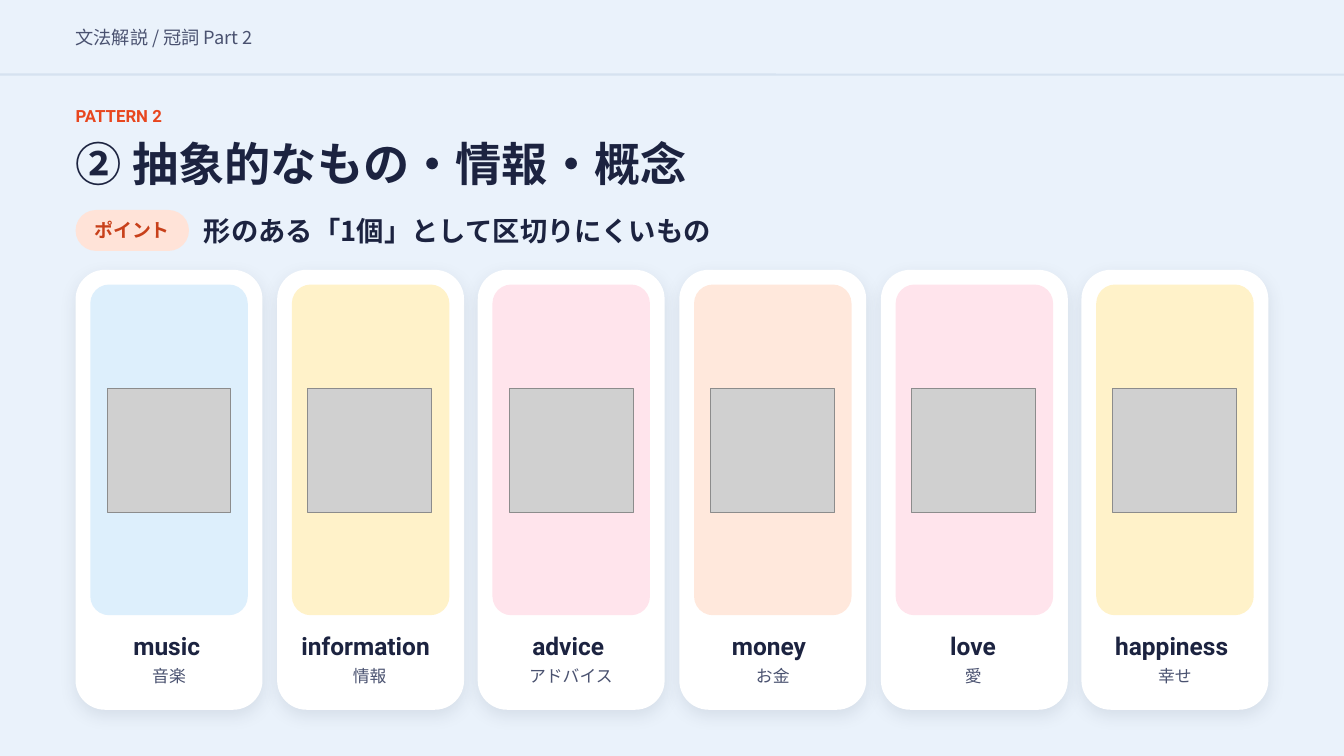
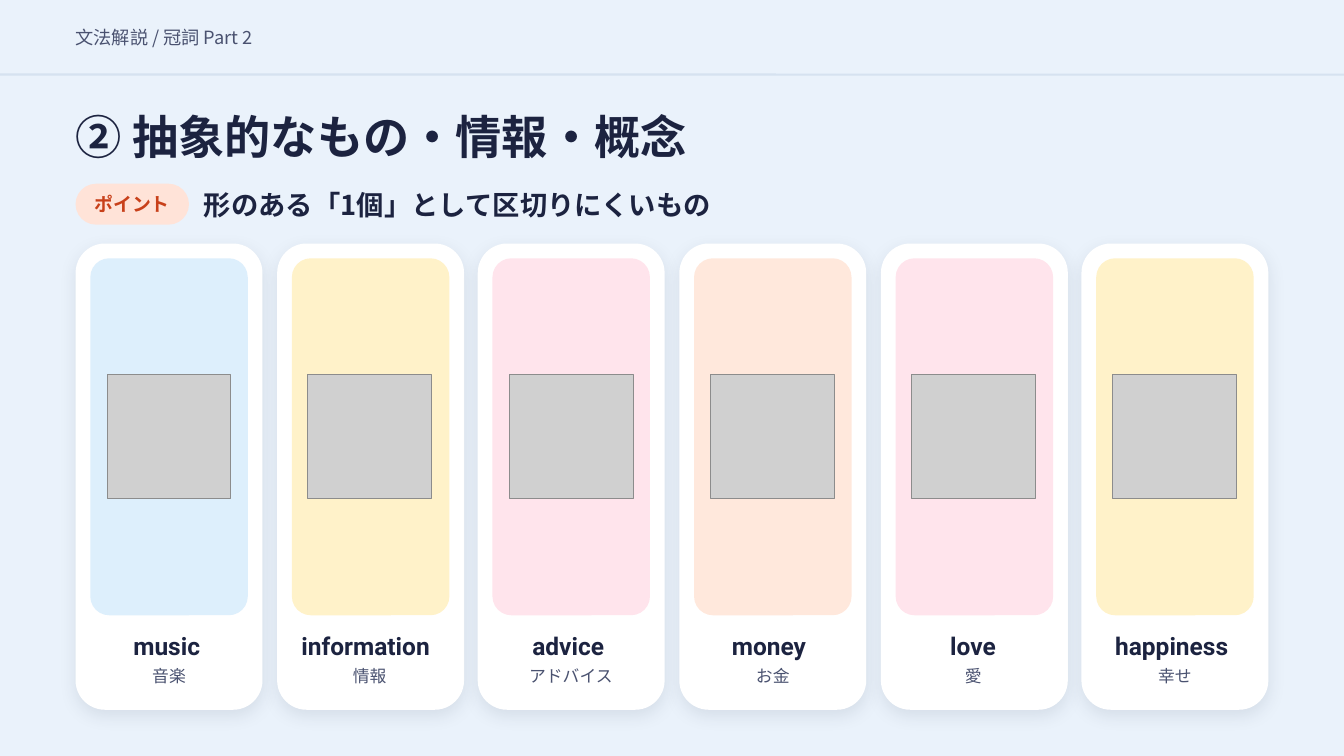
Before and after one commit to hinakajisaki-dev/hina-english, a slide deck: slide 8 of matome/articles-2/articles-2-slides.pptx. Drawn at 1344x756 pixels with LibreOffice and Linux fonts; fonts in the diff are those of the drawing; grey boxes stand for pictures. Boxes give left, top, right and bottom in pixels: in the first picture for what was removed or moved away, otherwise in the second. Text is boxed around its words. In the diff, an @@ line names an element or a change of style, - is before the commit and + after.

```diff
--- a/matome/articles-2/articles-2-slides.pptx
+++ b/matome/articles-2/articles-2-slides.pptx
@@ text removed at box(76, 110, 162, 122) @@
-PATTERN 2
@@ 3 texts, 1 rounded rectangle: place and size @@
-3 texts, 1 rounded rectangle at box(76, 141, 711, 251)
+3 texts, 1 rounded rectangle at box(76, 114, 711, 225)
@@ rounded rectangle: place and size @@
-rounded rectangle at box(76, 270, 262, 710)
+rounded rectangle at box(76, 244, 262, 710)
@@ rounded rectangle: place and size @@
-rounded rectangle at box(91, 284, 248, 615)
+rounded rectangle at box(91, 258, 248, 615)
@@ rounded rectangle: place and size @@
-rounded rectangle at box(277, 270, 464, 710)
+rounded rectangle at box(277, 244, 464, 710)
@@ rounded rectangle: place and size @@
-rounded rectangle at box(292, 284, 450, 615)
+rounded rectangle at box(292, 258, 450, 615)
@@ rounded rectangle: place and size @@
-rounded rectangle at box(478, 270, 664, 710)
+rounded rectangle at box(478, 244, 664, 710)
@@ rounded rectangle: place and size @@
-rounded rectangle at box(493, 284, 650, 615)
+rounded rectangle at box(493, 258, 650, 615)
@@ rounded rectangle: place and size @@
-rounded rectangle at box(680, 270, 866, 710)
+rounded rectangle at box(680, 244, 866, 710)
@@ rounded rectangle: place and size @@
-rounded rectangle at box(695, 284, 852, 615)
+rounded rectangle at box(695, 258, 852, 615)
@@ rounded rectangle: place and size @@
-rounded rectangle at box(881, 270, 1068, 710)
+rounded rectangle at box(881, 244, 1068, 710)
@@ rounded rectangle: place and size @@
-rounded rectangle at box(896, 284, 1054, 615)
+rounded rectangle at box(896, 258, 1054, 615)
@@ rounded rectangle: place and size @@
-rounded rectangle at box(1082, 270, 1268, 710)
+rounded rectangle at box(1082, 244, 1268, 710)
@@ rounded rectangle: place and size @@
-rounded rectangle at box(1097, 284, 1254, 615)
+rounded rectangle at box(1097, 258, 1254, 615)
@@ 6 pictures: place and size @@
-6 pictures at box(107, 388, 1237, 512)
+6 pictures at box(107, 375, 1237, 499)
```
Also in this commit, not shown: 22 other slides changed, 7 other files.
